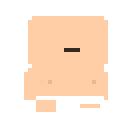
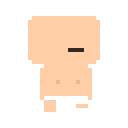
Revision of a layered 128 × 128 image; what changed, layer by layer:
painted on "Layer 3" over [24, 16, 108, 112]
